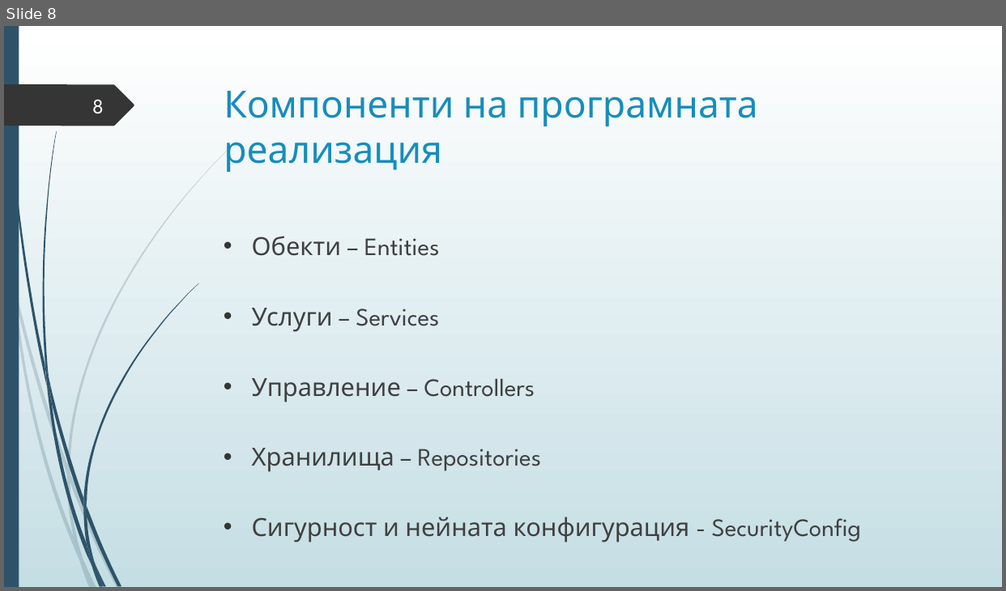
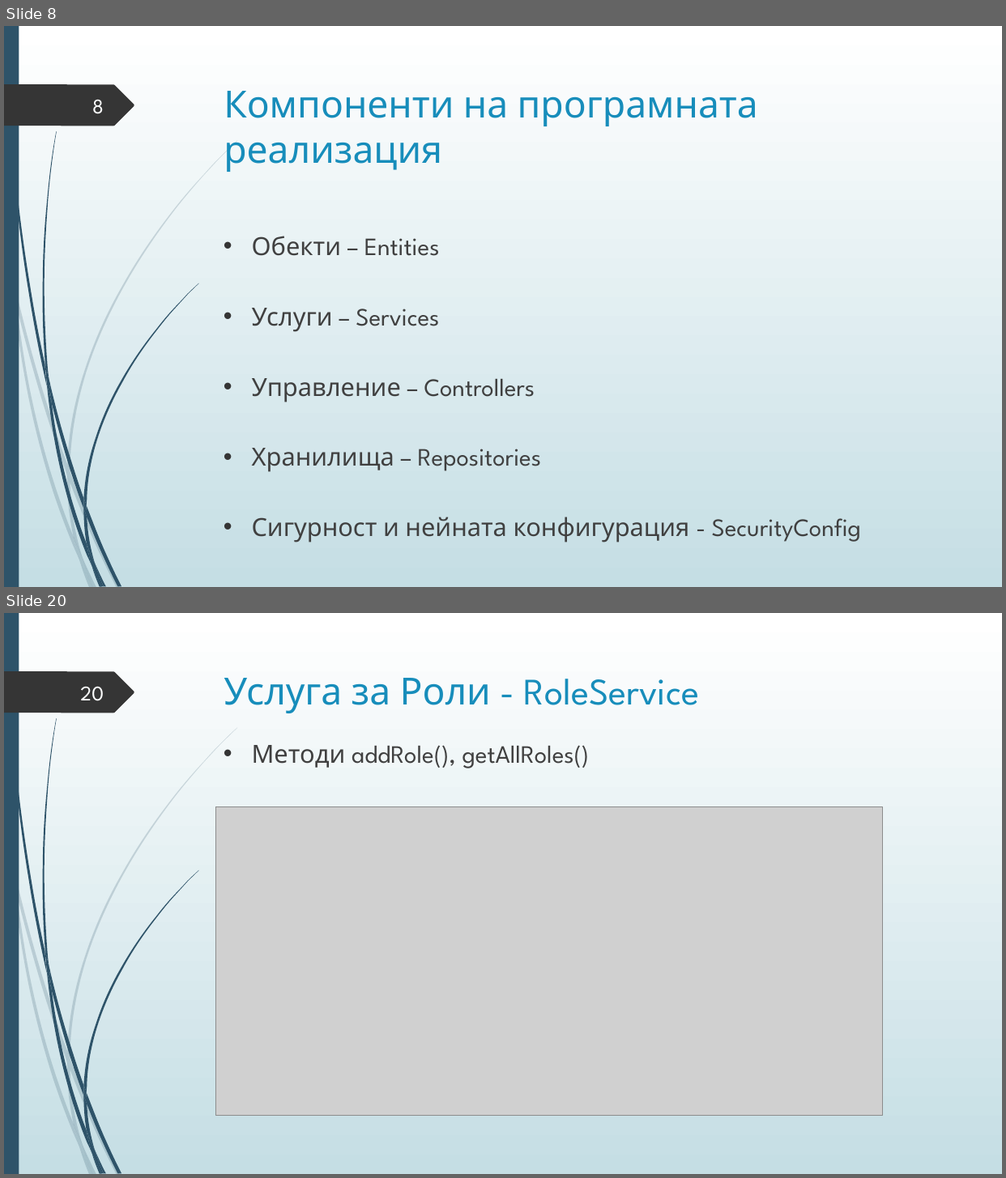
Before and after one commit to Izabel96/PlayingFieldReservations, a slide deck: Дипломна защита.pptx. Shown one above the other, each under a label of ours: slide 8 before the commit, slides 8 and 20 after it; the slides between them are not shown. The pictures are 1006x591 and 1006x1178 pixels, drawn with LibreOffice and Linux fonts; fonts in the diff are those of the drawing; grey boxes stand for pictures. Boxes give left, top, right and bottom in pixels: in the first picture for what was removed or moved away, otherwise in the second. Text is boxed around its words. In the diff, an @@ line names an element or a change of style, - is before the commit and + after.

```diff
--- a/Дипломна защита.pptx
+++ b/Дипломна защита.pptx
@@ slide 20 added at box(4, 613, 1002, 1174), background gradient #FFFFFF to #C5DEE5; not listed: 24 template elements that a slide beside it also shows @@
@@ title added at box(224, 678, 699, 713), 36 pt, text #178DBB @@
+Услуга за Роли - RoleService
@@ page number added at box(80, 686, 104, 701), 20 pt, text #FEFFFF @@
+20
@@ text added at box(252, 745, 590, 769), 24 pt, text #404040 @@
+• Методи addRole(), getAllRoles()
@@ picture added at box(216, 807, 882, 1115) @@
```
Also in this commit, not shown: 22 other slides added.
